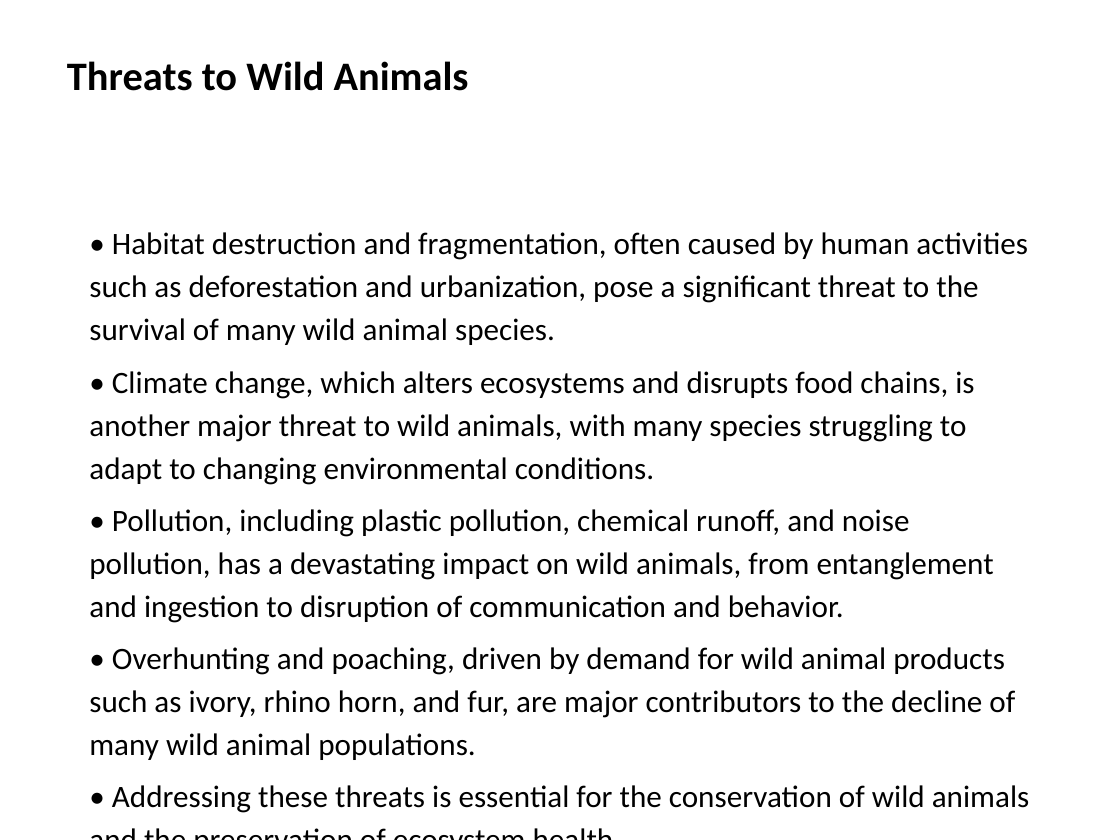
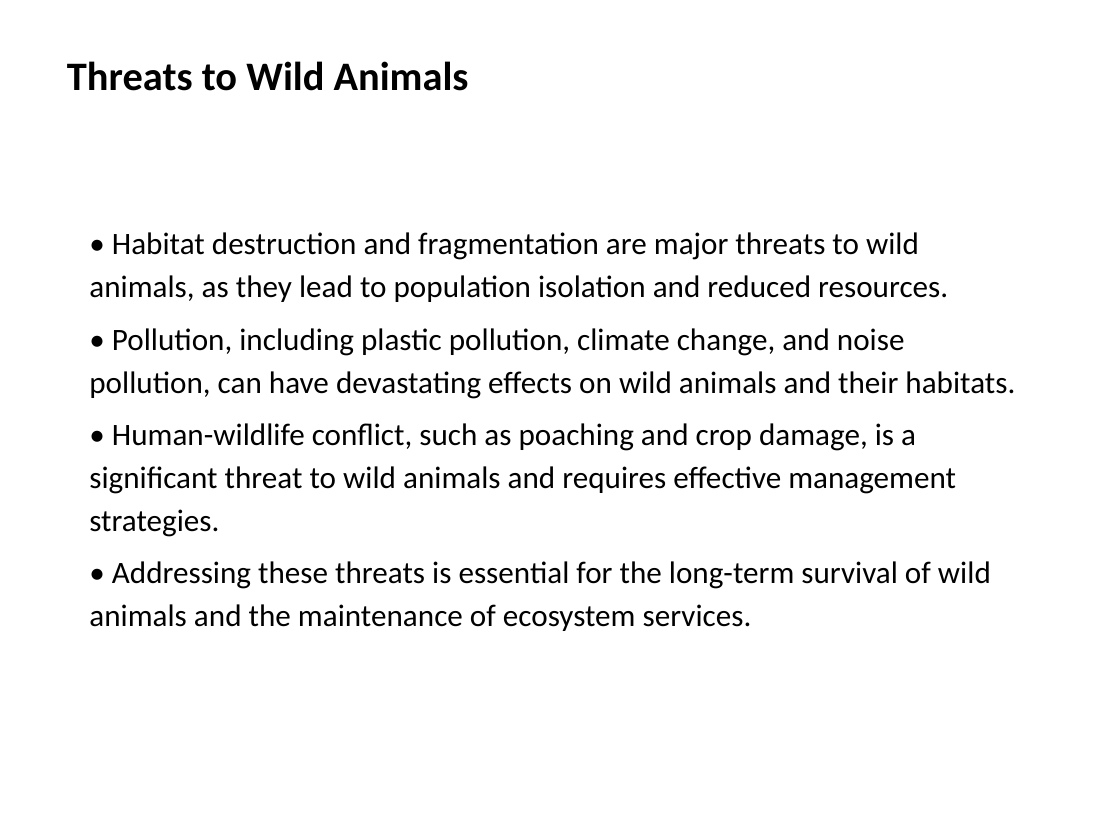
Before and after one commit to samith-debug/AI_PPTX_Generator, a slide deck: slide 7 of generated_ppt/wild_animals.pptx (slide 4 before the commit). Drawn at 1120x840 pixels with LibreOffice and Linux fonts; fonts in the diff are those of the drawing. Boxes give left, top, right and bottom in pixels: in the first picture for what was removed or moved away, otherwise in the second. Text is boxed around its words. In the diff, an @@ line names an element or a change of style, - is before the commit and + after.

```diff
--- a/generated_ppt/wild_animals.pptx
+++ b/generated_ppt/wild_animals.pptx
@@ text at [89, 232, 1015, 631]: text changed @@
-• Habitat destruction and fragmentation, often caused by human activities such as deforestation and urbanization, pose a significant threat to the survival of many wild animal species.
-• Climate change, which alters ecosystems and disrupts food chains, is another major threat to wild animals, with many species struggling to adapt to changing environmental conditions.
-• Pollution, including plastic pollution, chemical runoff, and noise pollution, has a devastating impact on wild animals, from entanglement and ingestion to disruption of communication and behavior.
-• Overhunting and poaching, driven by demand for wild animal products such as ivory, rhino horn, and fur, are major contributors to the decline of many wild animal populations.
-• Addressing these threats is essential for the conservation of wild animals and the preservation of ecosystem health.
+• Habitat destruction and fragmentation are major threats to wild animals, as they lead to population isolation and reduced resources.
+• Pollution, including plastic pollution, climate change, and noise pollution, can have devastating effects on wild animals and their habitats.
+• Human-wildlife conflict, such as poaching and crop damage, is a significant threat to wild animals and requires effective management strategies.
+• Addressing these threats is essential for the long-term survival of wild animals and the maintenance of ecosystem services.
```
Also in this commit, not shown: 6 other slides changed, 8 slides added, 5 other files.
